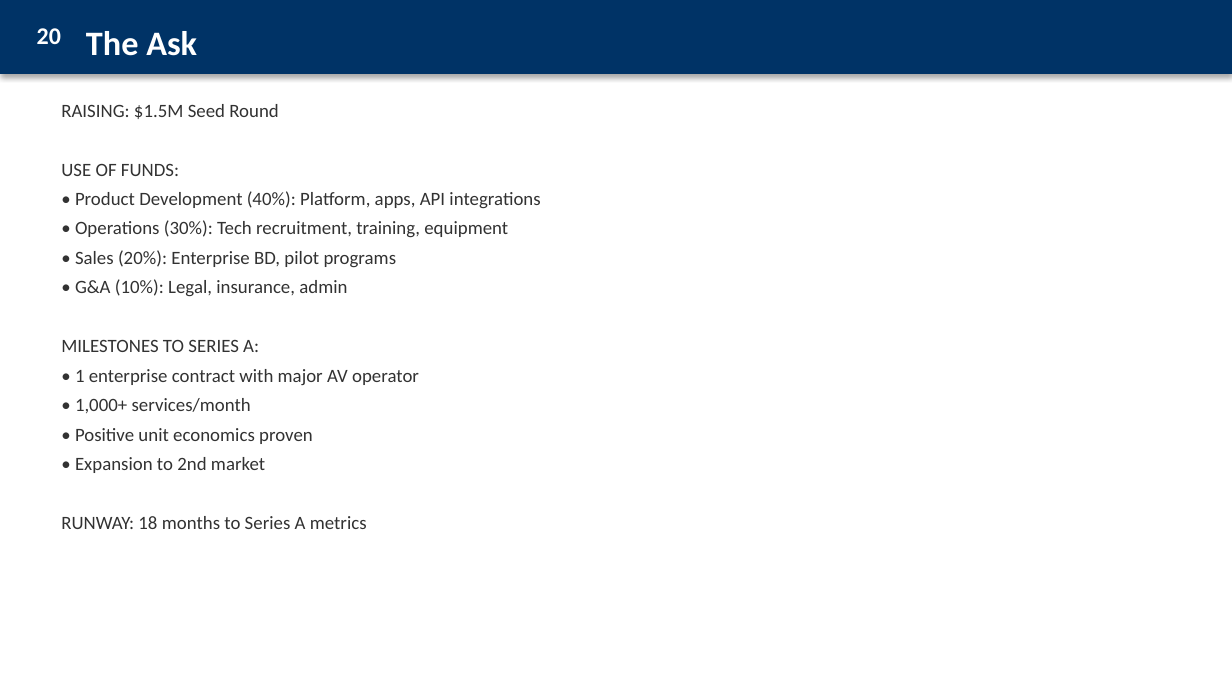
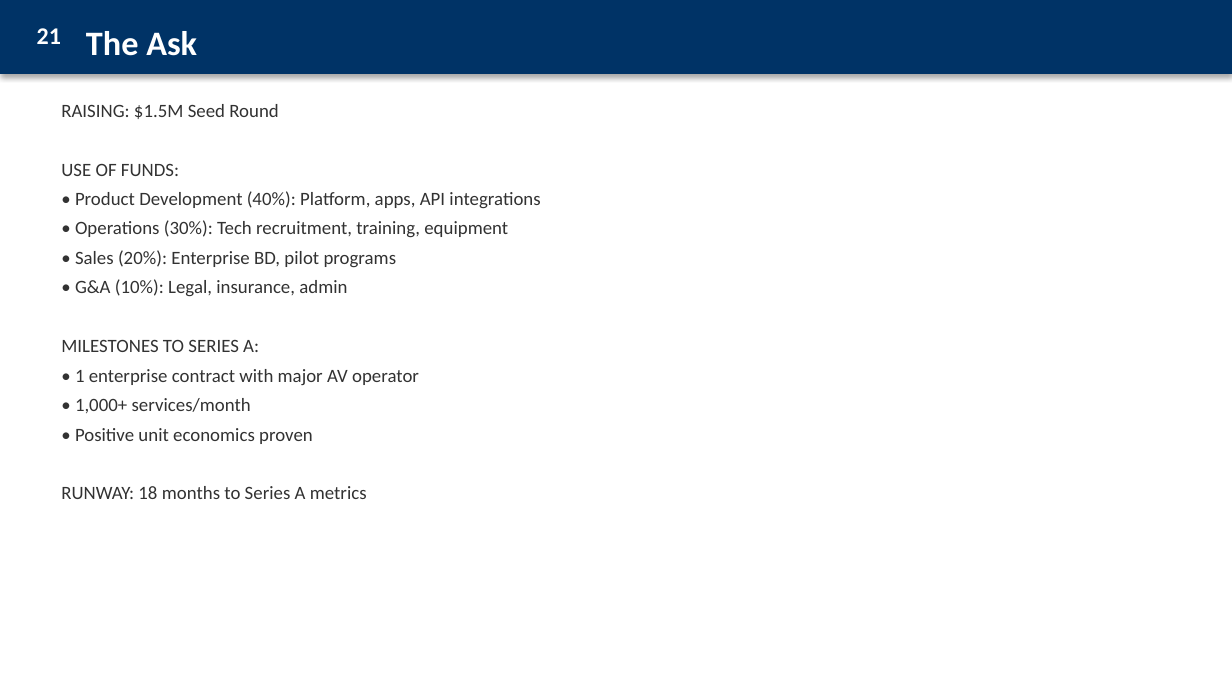
Before and after one commit to TidyTails/motra-landing, a slide deck: slide 22 of pitch/MOTRA-Business-Plan.pptx (slide 21 before the commit). Drawn at 1232x693 pixels with LibreOffice and Linux fonts; fonts in the diff are those of the drawing. Boxes give left, top, right and bottom in pixels: in the first picture for what was removed or moved away, otherwise in the second. Text is boxed around its words. In the diff, an @@ line names an element or a change of style, - is before the commit and + after.

```diff
--- a/pitch/MOTRA-Business-Plan.pptx
+++ b/pitch/MOTRA-Business-Plan.pptx
@@ text at box(37, 28, 61, 44): text changed @@
-20
+21
@@ text at box(75, 457, 265, 473): paragraph removed @@
-• Expansion to 2nd market
```
Also in this commit, not shown: 6 other slides changed, 1 slide added, 1 other file.
